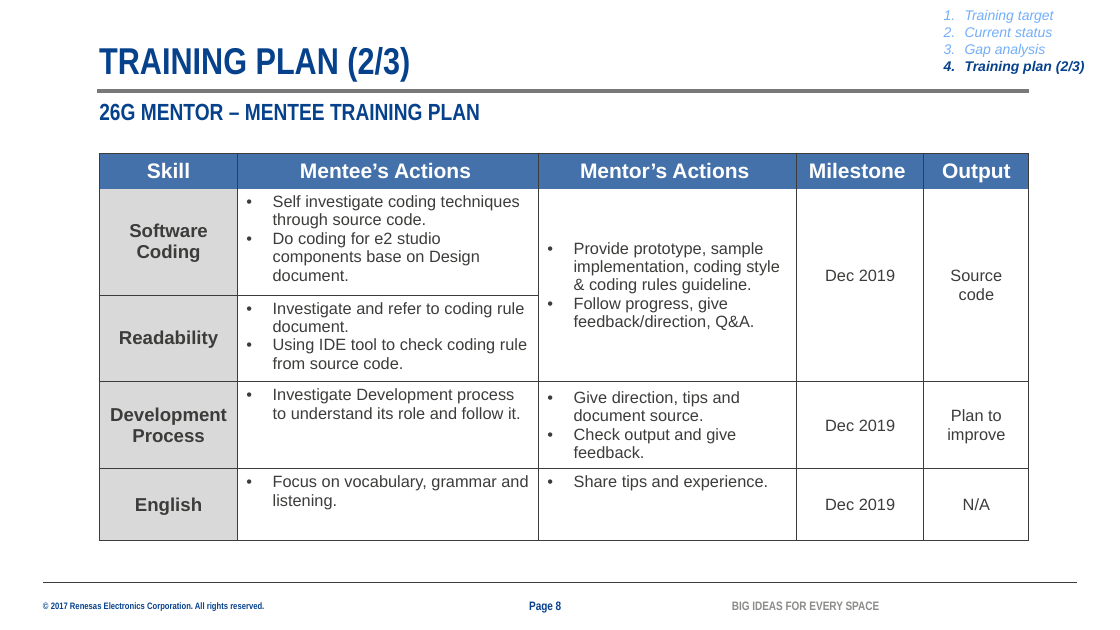
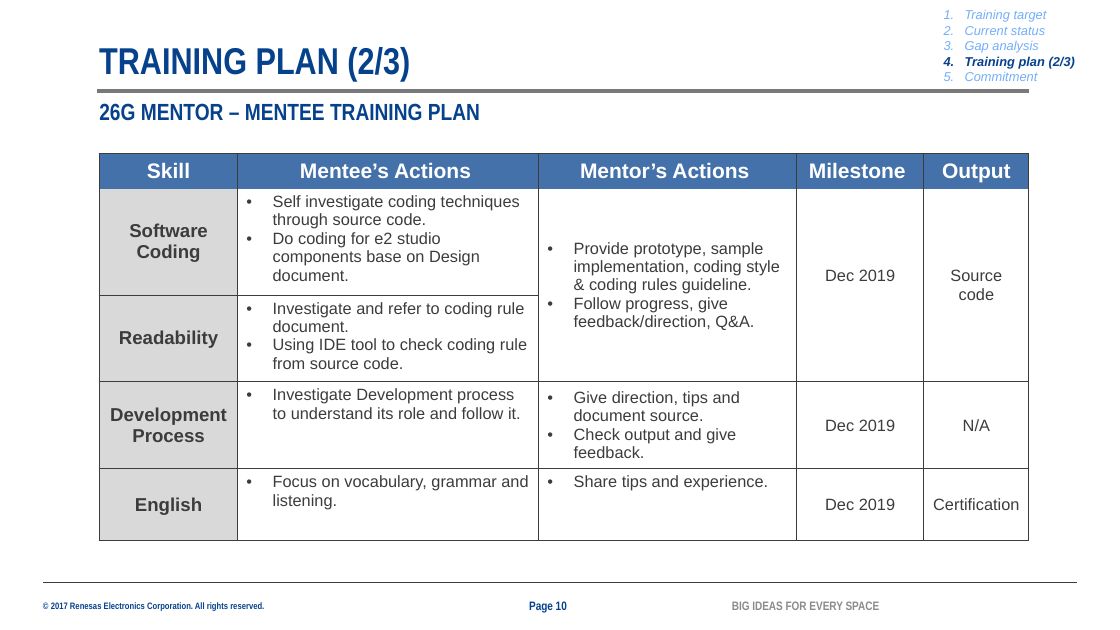
Before and after one commit to ttrunghieu201195/internaltool, a slide deck: slide 10 of [26G Mentor - Mentee][Nguyen Duong][2044].pptx (slide 8 before the commit). Drawn at 1120x630 pixels with LibreOffice and Linux fonts; fonts in the diff are those of the drawing; background and template pictures are left out. Boxes give left, top, right and bottom in pixels: in the first picture for what was removed or moved away, otherwise in the second. Text is boxed around its words. In the diff, an @@ line names an element or a change of style, - is before the commit and + after.

```diff
--- a/[26G Mentor - Mentee][Nguyen Duong][2044].pptx
+++ b/[26G Mentor - Mentee][Nguyen Duong][2044].pptx
@@ text at <box>965,10,1075,68</box>: size 12 to 11 pt in "Training target", "Current status", "Gap analysis", "Training plan (2/3)" @@
@@ text at <box>965,72,1038,81</box>: paragraph added @@
+5. Commitment
@@ table at <box>99,154,1029,541</box> @@
-row 4, column 5: Plan to improve
+row 4, column 5: N/A
-row 5, column 5: N/A
+row 5, column 5: Certification
@@ fill #FFFFFF to none in 2 cells @@
@@ text at <box>529,601,567,613</box>: text changed @@
-Page 8
+Page 10
```
Also in this commit, not shown: 7 other slides changed, 3 slides added.
